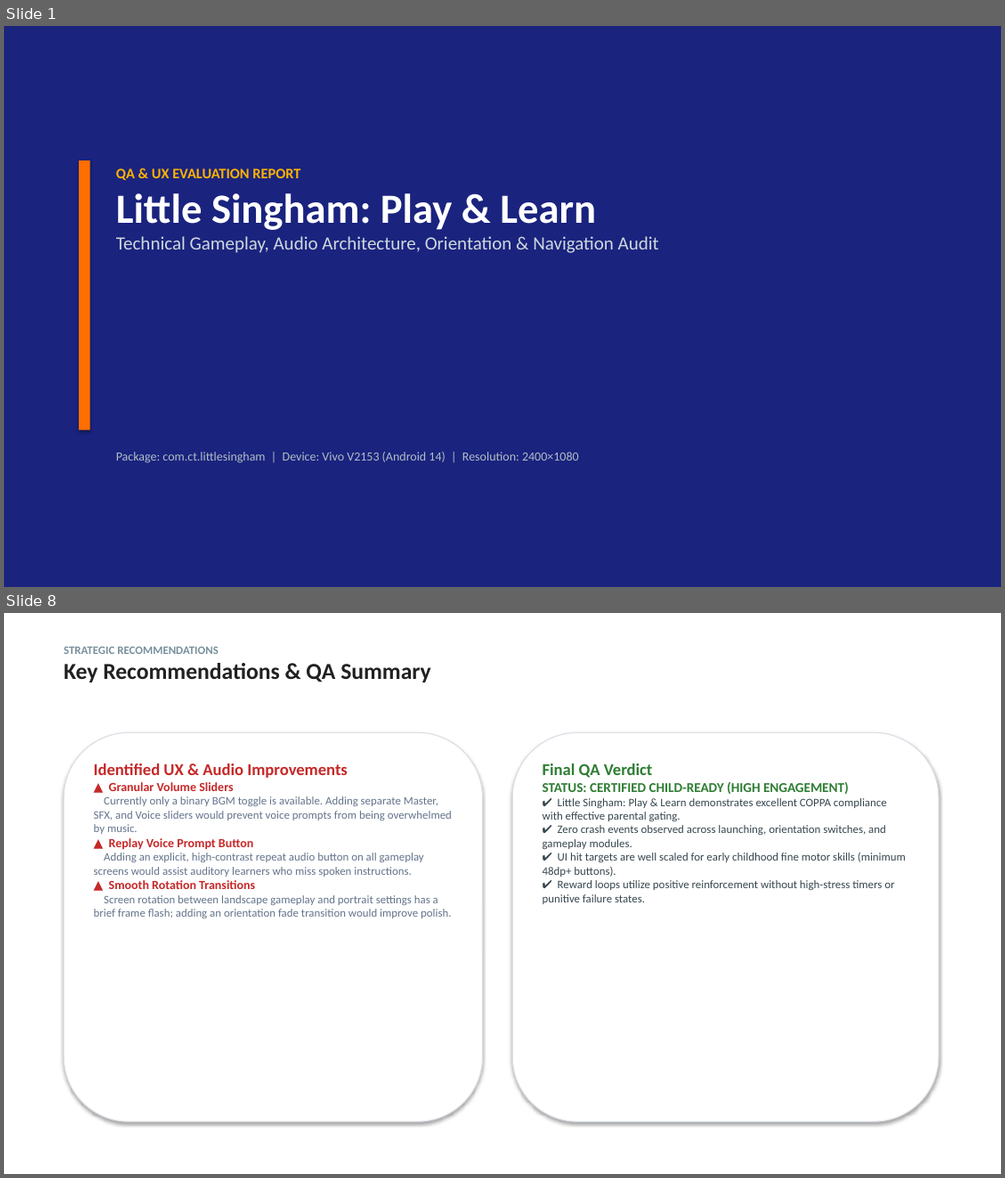
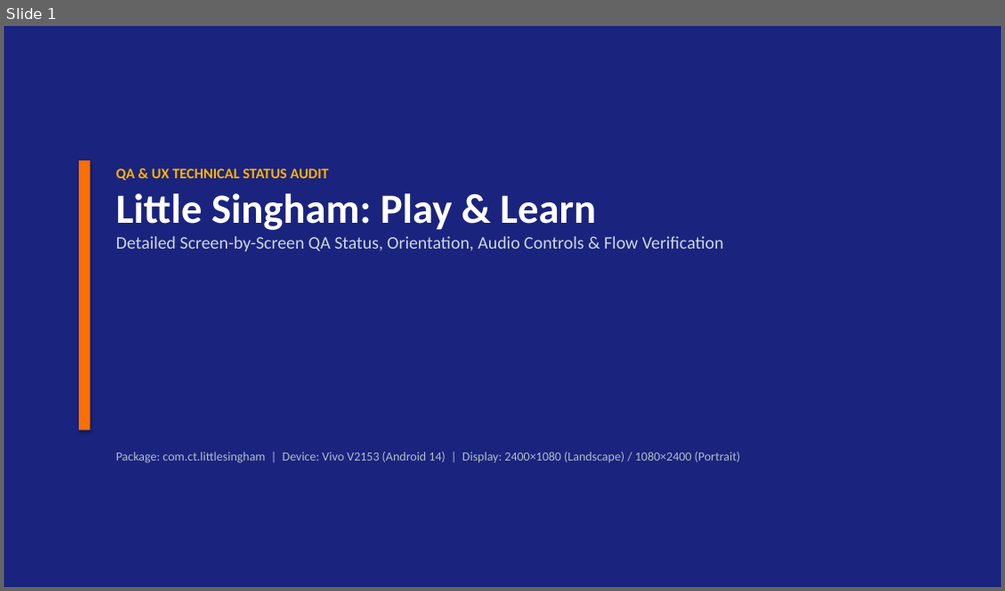
Before and after one commit to ananddub/game-qa-review-3g1j37, a slide deck: Little_Singham_Play_and_Learn.pptx. Shown one above the other, each under a label of ours: slides 1 and 8 before the commit, slide 1 after it; the slides between them are not shown. The pictures are 1005x1178 and 1005x591 pixels, drawn with LibreOffice and Linux fonts; fonts in the diff are those of the drawing. Boxes give left, top, right and bottom in pixels: in the first picture for what was removed or moved away, otherwise in the second. Text is boxed around its words. In the diff, an @@ line names an element or a change of style, - is before the commit and + after.

Commit message:
Remove all suggestions/recommendations; update slides to focus purely on detailed screen statuses, UI elements, and technical parameters

```diff
--- a/Little_Singham_Play_and_Learn.pptx
+++ b/Little_Singham_Play_and_Learn.pptx
@@ slide 8 removed at (4, 613, 1001, 1174), background #FFFFFF @@
@@ text removed at (64, 646, 430, 682) @@
-STRATEGIC RECOMMENDATIONS
-Key Recommendations & QA Summary
@@ rounded rectangle removed at (64, 732, 483, 1121) @@
@@ rounded rectangle removed at (512, 732, 938, 1121) @@
@@ text removed at (94, 763, 452, 918) @@
-Identified UX & Audio Improvements
-▲ Granular Volume Sliders
-Currently only a binary BGM toggle is available. Adding separate Master, SFX, and Voice sliders would prevent voice prompts from being overwhelmed by music.
-▲ Replay Voice Prompt Button
-Adding an explicit, high-contrast repeat audio button on all gameplay screens would assist auditory learners who miss spoken instructions.
-▲ Smooth Rotation Transitions
-Screen rotation between landscape gameplay and portrait settings has a brief frame flash; adding an orientation fade transition would improve polish.
@@ text removed at (542, 763, 906, 904) @@
-Final QA Verdict
-STATUS: CERTIFIED CHILD-READY (HIGH ENGAGEMENT)
-✔ Little Singham: Play & Learn demonstrates excellent COPPA compliance with effective parental gating.
-✔ Zero crash events observed across launching, orientation switches, and gameplay modules.
-✔ UI hit targets are well scaled for early childhood fine motor skills (minimum 48dp+ buttons).
-✔ Reward loops utilize positive reinforcement without high-stress timers or punitive failure states.
@@ slide 1 changed as well @@
@@ text at (116, 168, 329, 180): text changed @@
-QA & UX EVALUATION REPORT
+QA & UX TECHNICAL STATUS AUDIT
@@ text at (116, 236, 724, 251): text changed; size 18 to 17 pt @@
-Technical Gameplay, Audio Architecture, Orientation & Navigation Audit
+Detailed Screen-by-Screen QA Status, Orientation, Audio Controls & Flow Verification
@@ text at (116, 451, 740, 463): text changed @@
-Package: com.ct.littlesingham | Device: Vivo V2153 (Android 14) | Resolution: 2400×1080
+Package: com.ct.littlesingham | Device: Vivo V2153 (Android 14) | Display: 2400×1080 (Landscape) / 1080×2400 (Portrait)
```
Also in this commit, not shown: 1 other slide changed, 5 slides added, 5 other slides removed, 2 other files.
